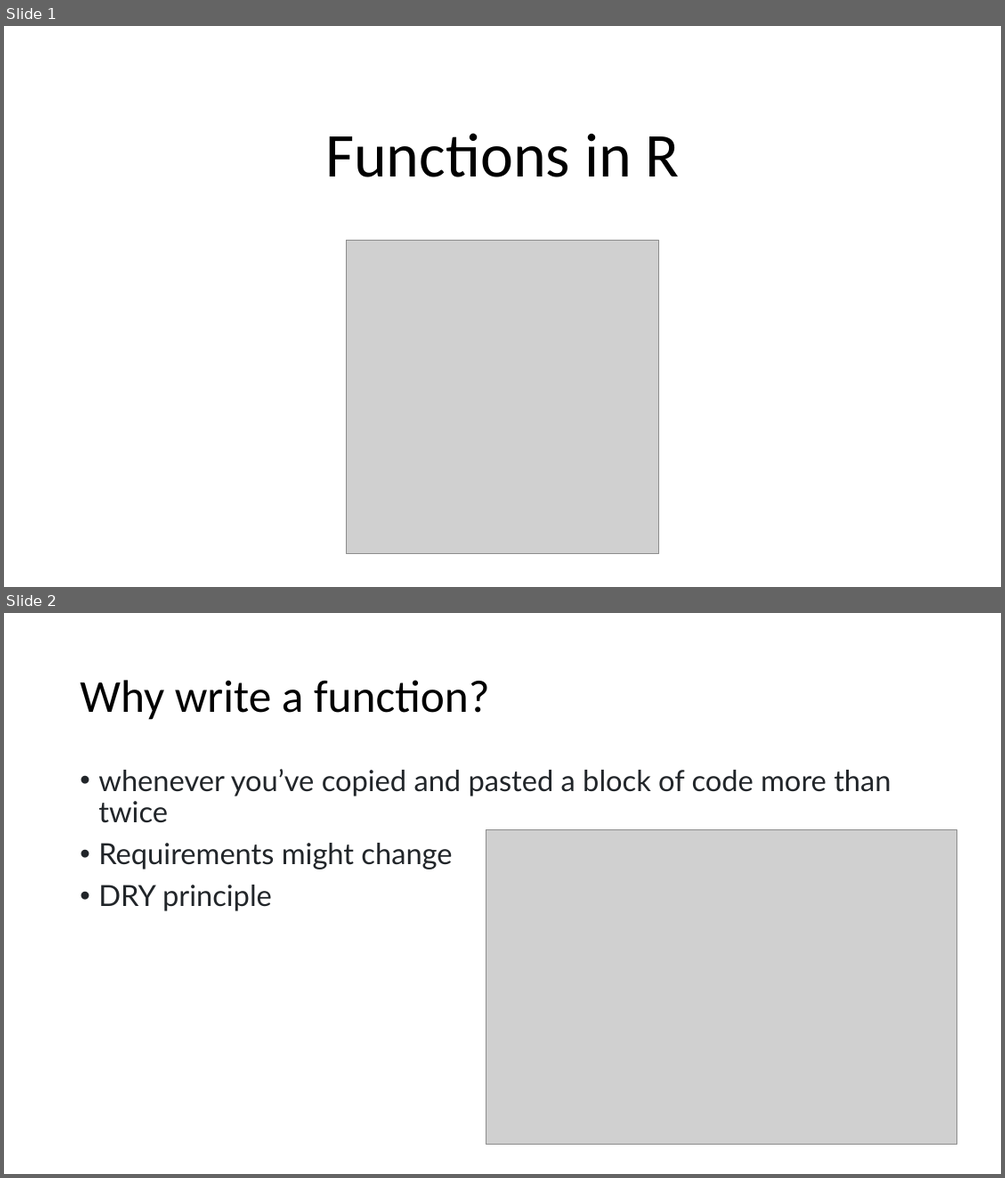
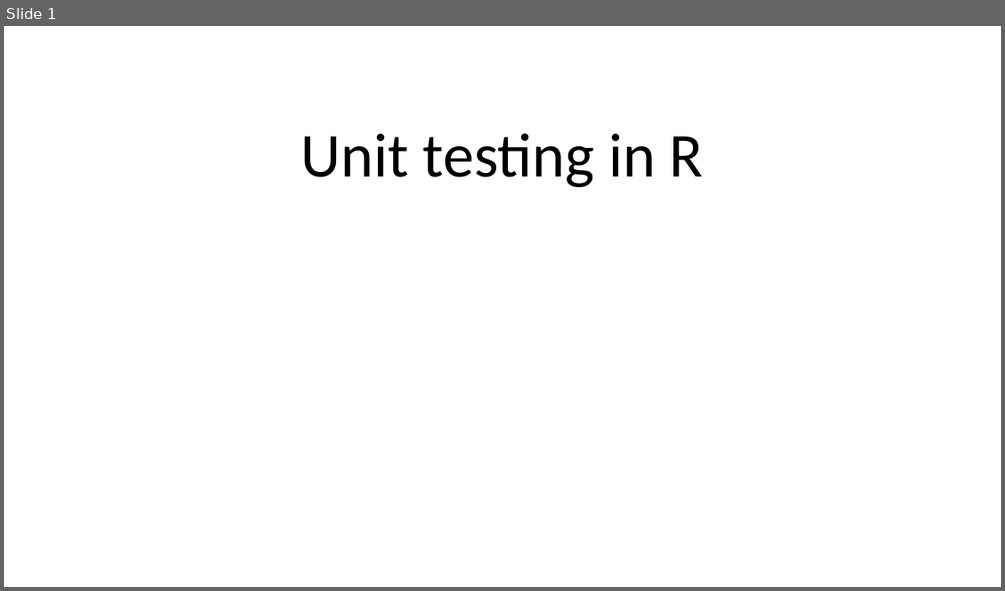
Before and after one commit to sophiefeldmanbright/ScHARR-open-science-workshop, a slide deck: content/resources/unit testing/unit-testing.pptx. Shown one above the other, each under a label of ours: slides 1 and 2 before the commit, slide 1 after it. The pictures are 1005x1178 and 1005x591 pixels, drawn with LibreOffice and Linux fonts; fonts in the diff are those of the drawing; grey boxes stand for pictures. Boxes give left, top, right and bottom in pixels: in the first picture for what was removed or moved away, otherwise in the second. Text is boxed around its words. In the diff, an @@ line names an element or a change of style, - is before the commit and + after.

```diff
--- a/content/resources/unit testing/unit-testing.pptx
+++ b/content/resources/unit testing/unit-testing.pptx
@@ slide 2 removed at box(4, 613, 1001, 1174), background #FFFFFF @@
@@ title removed at box(80, 680, 490, 720) @@
-Why write a function?
@@ text removed at box(98, 769, 890, 911) @@
-• whenever you’ve copied and pasted a block of code more than twice
-• Requirements might change
-• DRY principle
@@ picture removed at box(485, 830, 956, 1144) @@
@@ slide 1 changed as well @@
@@ title at box(301, 133, 704, 187): text changed @@
-Functions in R
+Unit testing in R
@@ picture removed at box(346, 240, 659, 554) @@
```
Also in this commit, not shown: 2 other slides changed, 5 slides added, 3 other slides removed, 16 other files.
